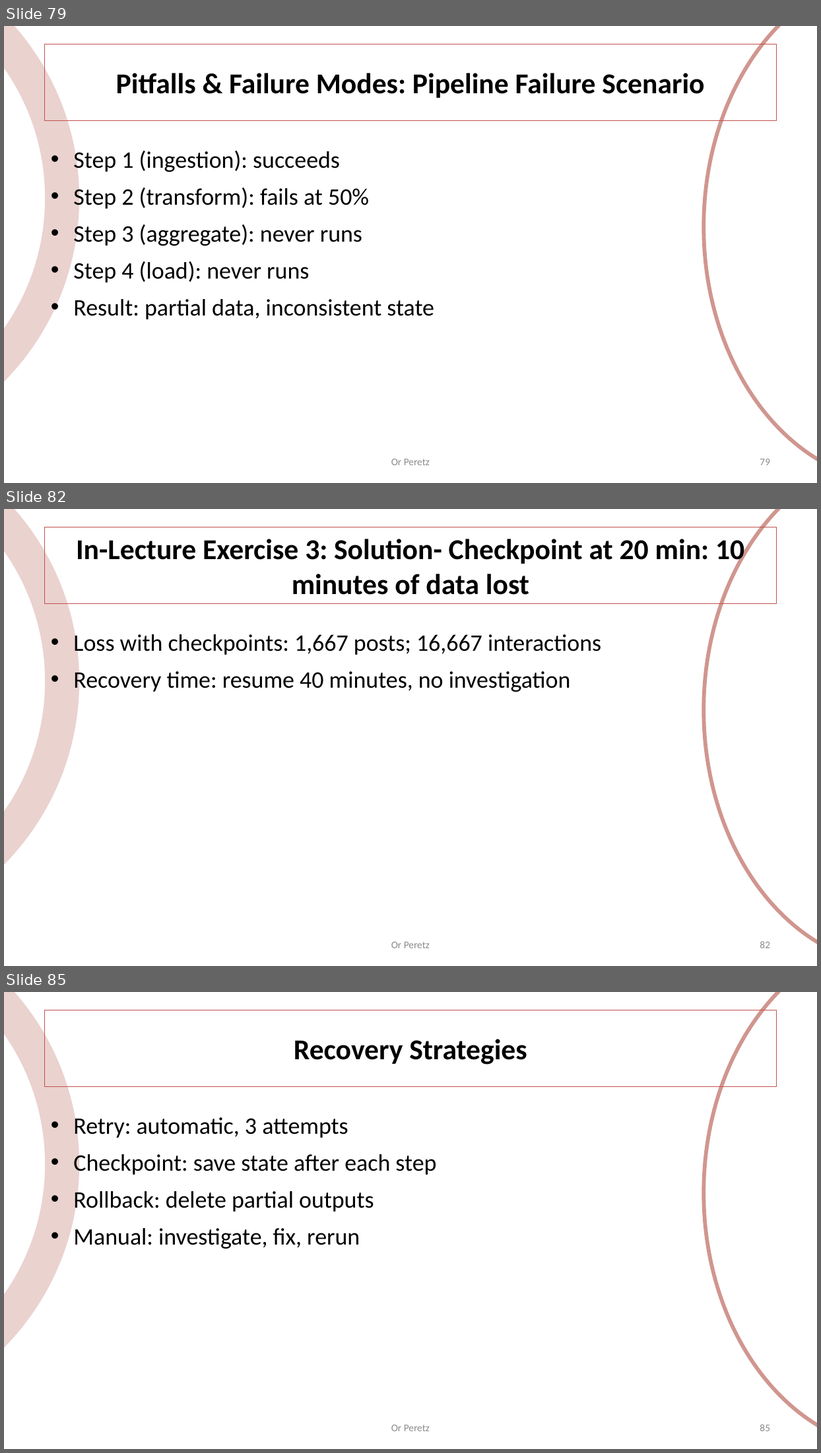
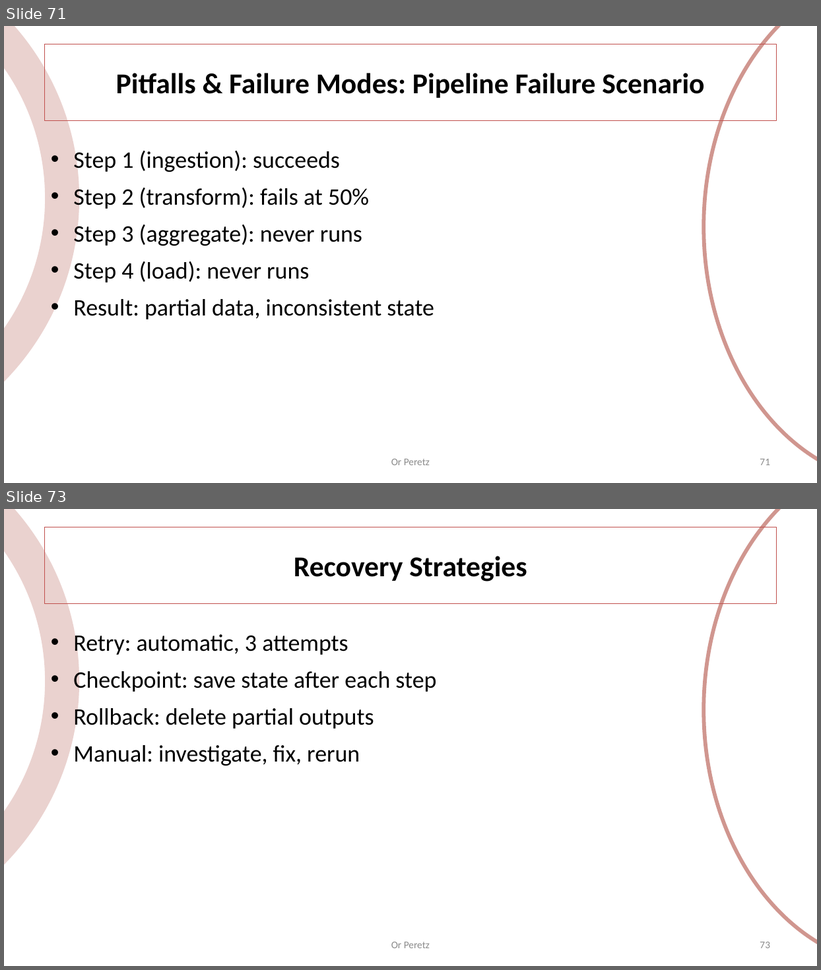
Before and after one commit to OrPerets/data-engineering-course, a slide deck: build/01-introduction.pptx. Shown one above the other, each under a label of ours: slides 79, 82 and 85 before the commit, slides 71 and 73 after it; the slides between them are not shown. The pictures are 821x1453 and 821x970 pixels, drawn with LibreOffice and Linux fonts; fonts in the diff are those of the drawing. Boxes give left, top, right and bottom in pixels: in the first picture for what was removed or moved away, otherwise in the second. Text is boxed around its words. In the diff, an @@ line names an element or a change of style, - is before the commit and + after.

```diff
--- a/build/01-introduction.pptx
+++ b/build/01-introduction.pptx
@@ slide 82 removed at (4, 509, 817, 966), background #FFFFFF; not listed: 2 template elements that a slide beside it also shows @@
@@ title removed at (45, 527, 777, 603) @@
-In-Lecture Exercise 3: Solution- Checkpoint at 20 min: 10 minutes of data lost
@@ text removed at (73, 631, 601, 694) @@
-• Loss with checkpoints: 1,667 posts; 16,667 interactions
-• Recovery time: resume 40 minutes, no investigation
@@ text removed at (391, 942, 430, 949) @@
-Or Peretz
@@ page number removed at (760, 941, 770, 949) @@
-82
@@ what was slide 79 is now slide 71 @@
@@ page number at (760, 459, 770, 466): text changed @@
-79
+71
@@ what was slide 85 is now slide 73 @@
@@ page number at (760, 942, 770, 949): text changed @@
-85
+73
```
Also in this commit, not shown: 12 slides changed, 11 other slides removed, 4 other files.
